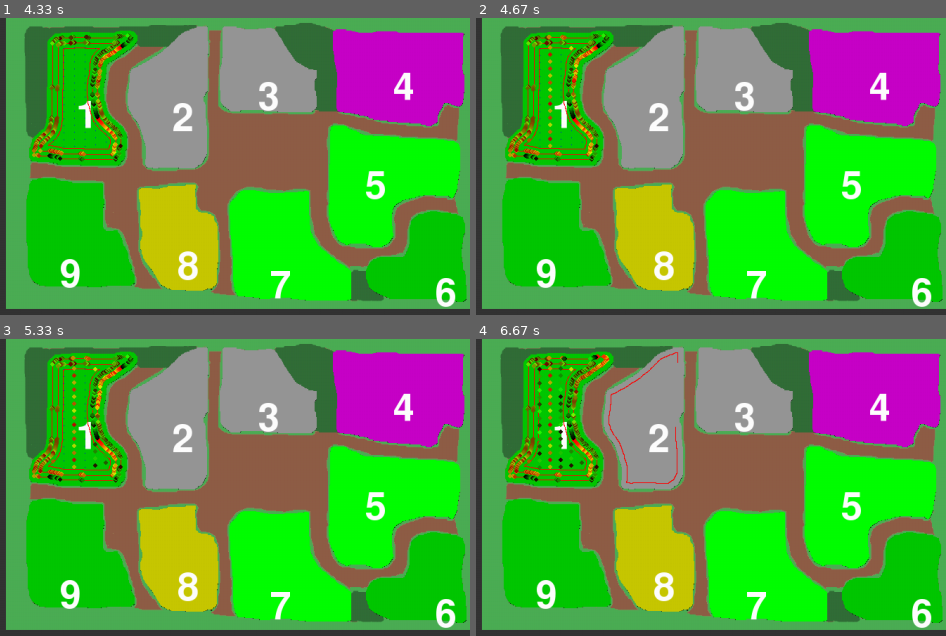
Above: before the commit, frames 1-4 (two rows, left to right).
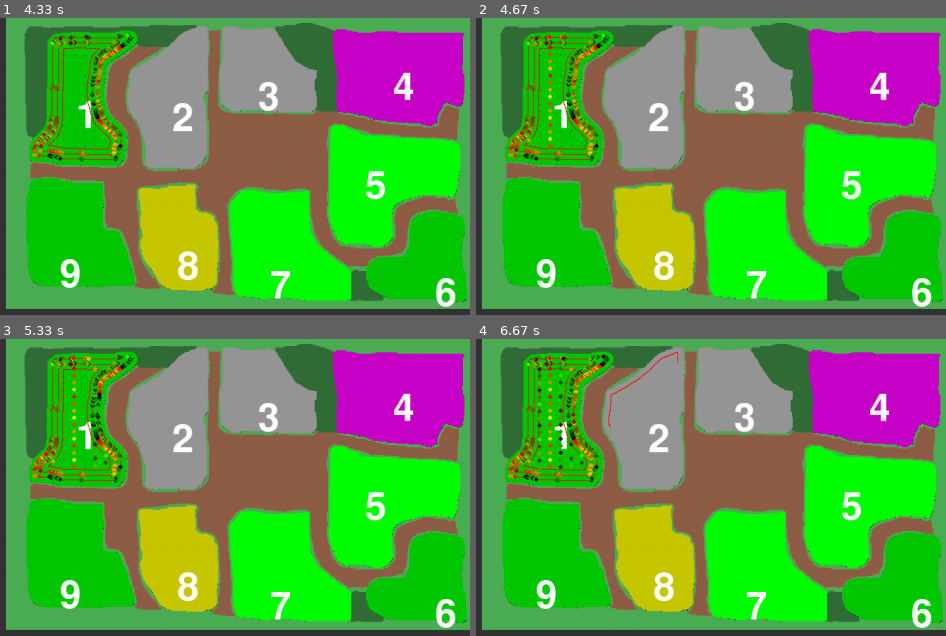
Above: after the commit, the same moments.

Repository: CaptainDeathead/Farm-CEO-ng
Game: pygame game, started from game/main.py
Same seed, same stepped clock (60 frames per second), same inputs: the game is played once before the commit and once after it.
Inputs:
- Up to frame 1 (4.33 s): no input
- Up to frame 2 (4.67 s): no input
- Up to frame 3 (5.33 s): no input
- Up to frame 4 (6.67 s): no input

Frame 1 is identical in both runs. In frame 2, 0.3% of the frame differs, in the area x 7-23%, y 5-45%; in frame 3, 0.5%; in frame 4, 1.2%, in the area x 7-43%, y 5-49%.

Commit message:
Outside laps are now joined with runlines

Diff:
--- a/game/farm.py
+++ b/game/farm.py
@@ -245,6 +245,8 @@
             ab_runlines.extend(non_skipped_rows)
             ab_runlines.extend(skipped_rows)
 
+        path.extend(self.trace_collision_boundary(path[-1], ab_runlines[0][0], lap_1))
+
         ab_reversed = True
         for i, runline in enumerate(ab_runlines):
             ab_reversed = not ab_reversed
